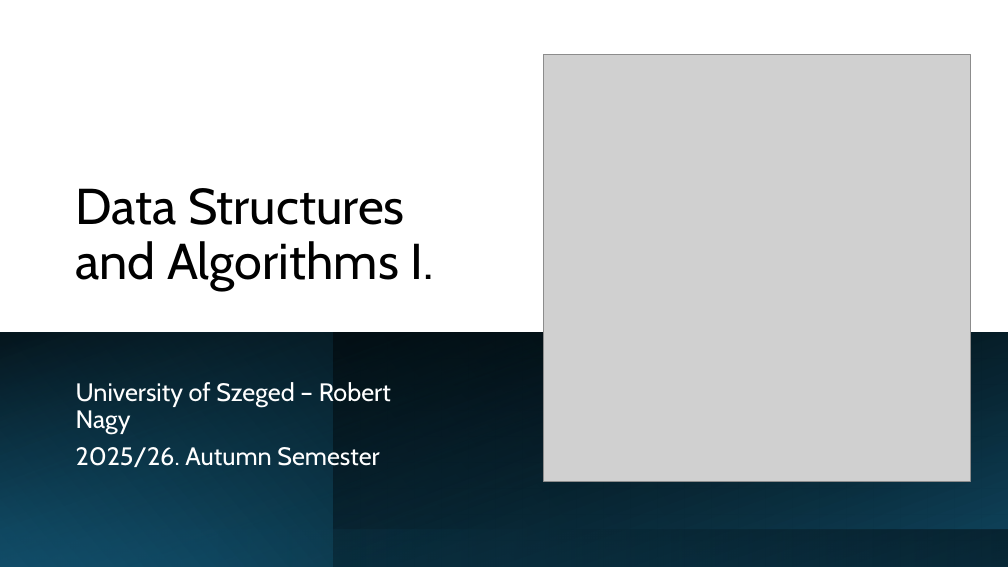
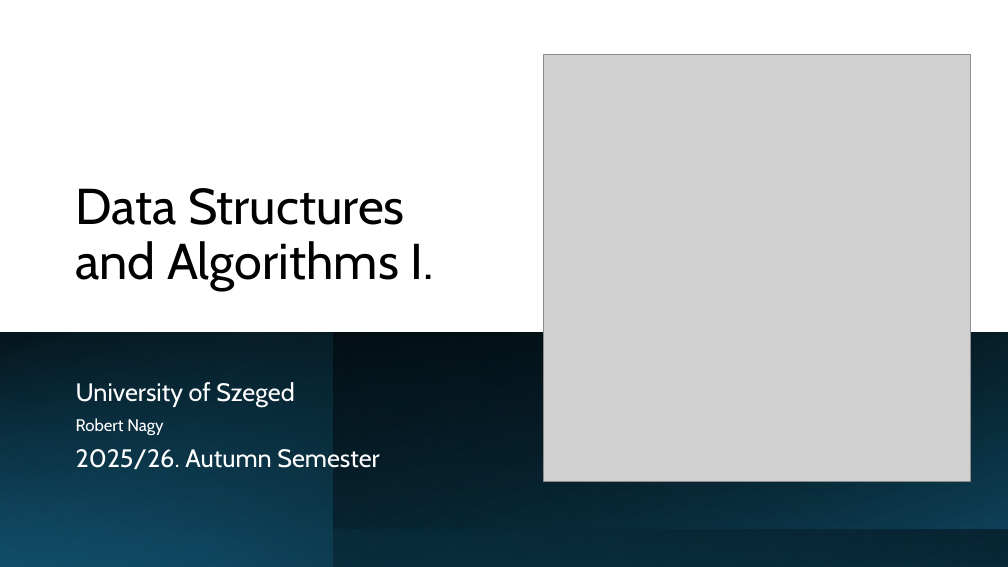
Before and after one commit to RobertNagy299/dsa-i-teaching, a slide deck: slide 1 of MyOwnPresentations/Divide_Conquer_Recursion_II.pptx. Drawn at 1008x567 pixels with LibreOffice and Linux fonts; fonts in the diff are those of the drawing; grey boxes stand for pictures. Boxes give left, top, right and bottom in pixels: in the first picture for what was removed or moved away, otherwise in the second. Text is boxed around its words. In the diff, an @@ line names an element or a change of style, - is before the commit and + after.

```diff
--- a/MyOwnPresentations/Divide_Conquer_Recursion_II.pptx
+++ b/MyOwnPresentations/Divide_Conquer_Recursion_II.pptx
@@ subtitle at (x1=76, y1=382, x2=294, y2=435): text changed @@
-University of Szeged – Robert Nagy
+University of Szeged
+Robert Nagy
```
Also in this commit, not shown: 4 slides added, 1 other file.
